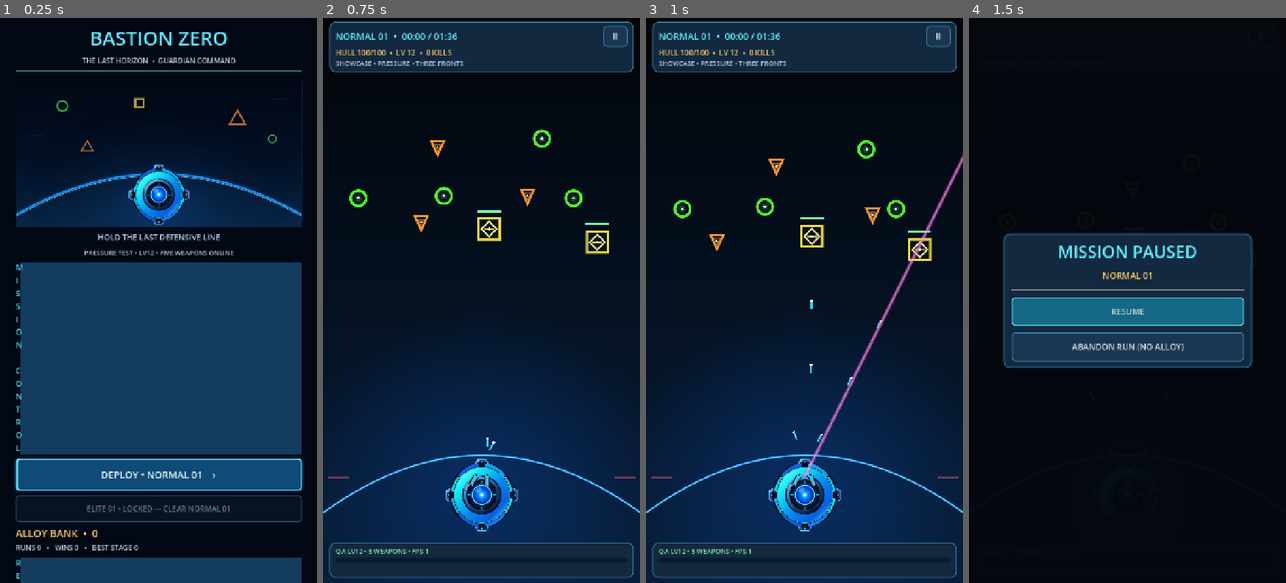
Above: before the commit, frames 1-4 (left to right).
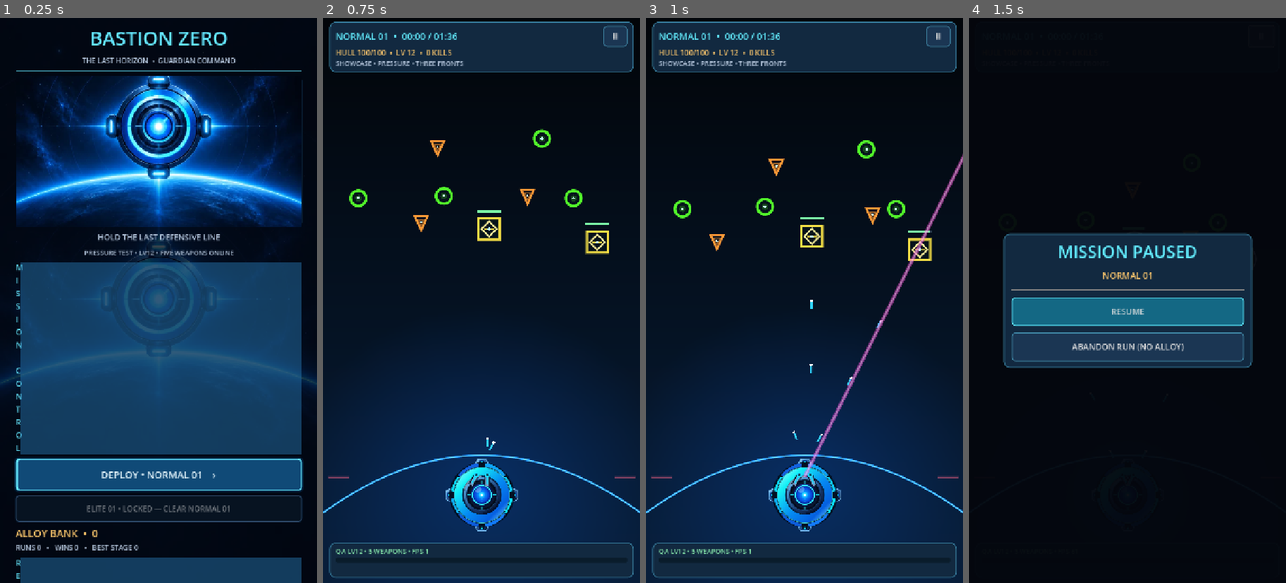
Above: after the commit, the same moments.

Repository: dante-souza/bastion_zero
Game: Godot game, scene res://scenes/main.tscn
Two runs of this game, one before a commit and one after it. Both use one fixed random seed, a clock stepped at 60 frames per second and the inputs below.
Inputs:
- Up to frame 1 (0.25 s): no input
- Up to frame 2 (0.75 s): click "DEPLOY • NORMAL 01 ›" at 0.5 s
- Up to frame 3 (1 s): no input
- Up to frame 4 (1.5 s): click "II" at 1.25 s

The runs differ from the first frame. In frame 1, 21% of the frame differs, in the area x 0-100%, y 5-67%; in frame 2, nothing differs; in frame 3, nothing differs; in frame 4, nothing differs.

Commit message:
assets(branding): commit approved premium art and restore GitHub-first Phase H builds

Diff:
--- a/project.godot
+++ b/project.godot
@@ -9,7 +9,7 @@
 config/description="Bastion Zero: tactical offline arcade defense"
 config/icon="res://icon.svg"
 boot_splash/bg_color=Color(0.008, 0.024, 0.055, 1)
-boot_splash/image="res://assets/branding/last_horizon_boot.png"
+boot_splash/image="res://assets/branding/premium_splash_720.png"
 boot_splash/fullsize=true
 boot_splash/use_filter=true
 
Binary file added: assets/branding/premium_guardian_background_432.png
Binary file added: assets/branding/premium_guardian_foreground_432.png
Binary file added: assets/branding/premium_guardian_launcher_192.png
Binary file added: assets/branding/premium_hangar_background.webp
Binary file added: assets/branding/premium_hangar_hero.webp
Binary file added: assets/branding/premium_splash_720.png
Not shown, changed: export_presets.cfg
Not shown, changed: README.md
Not shown, changed: docs/LOCAL-DEVELOPMENT.md
Not shown, changed: docs/VISUAL-PHASE-H.md
